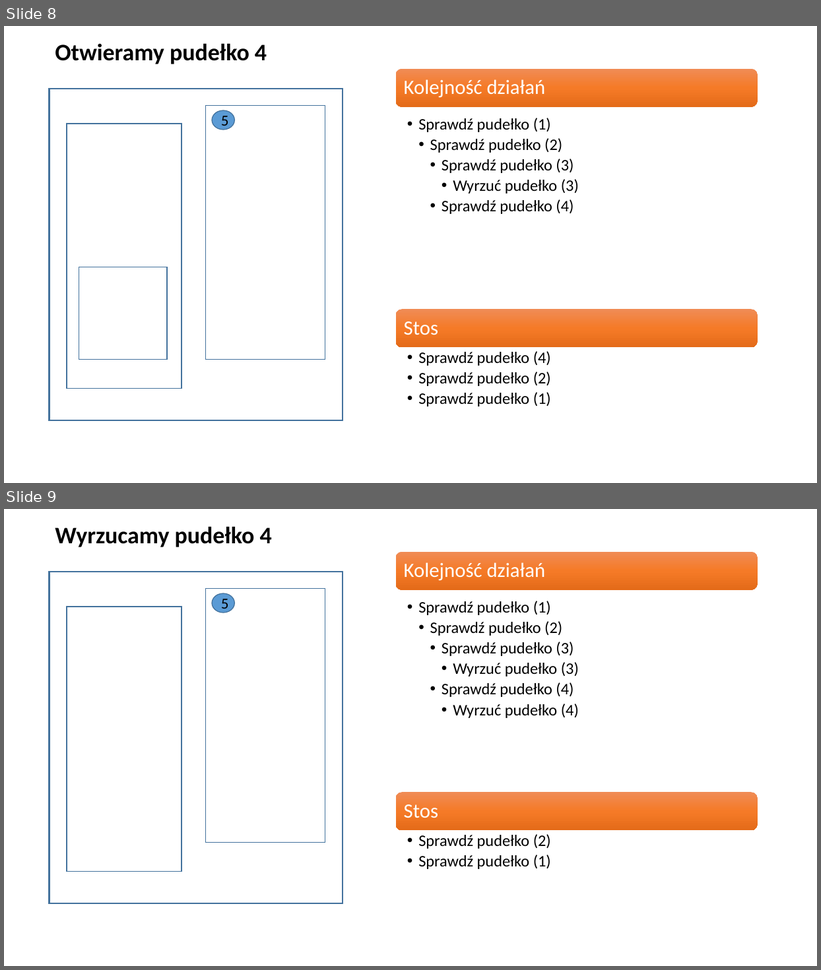
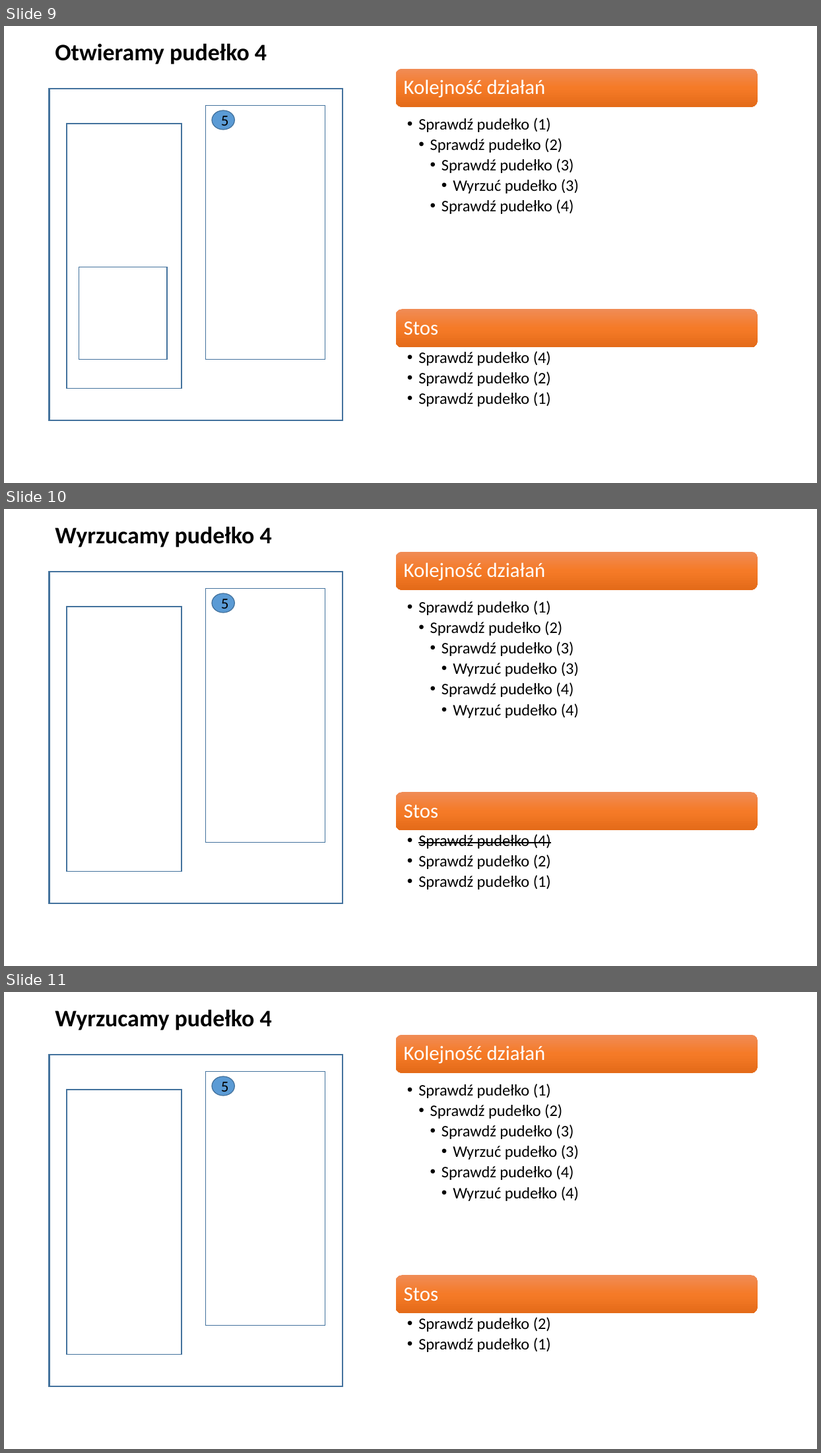
Before and after one commit to blackbat13/CS-HTiEW, a slide deck: Wprowadzenie do rekurencji/I. Wprowadzenie do rekurencji/Sprawdź inne pudełka.pptx. Shown one above the other, each under a label of ours: slides 8 and 9 before the commit, slides 9, 10 and 11 after it. The pictures are 821x970 and 821x1453 pixels, drawn with LibreOffice and Linux fonts; fonts in the diff are those of the drawing. Boxes give left, top, right and bottom in pixels: in the first picture for what was removed or moved away, otherwise in the second. Text is boxed around its words. In the diff, an @@ line names an element or a change of style, - is before the commit and + after.

```diff
--- a/Wprowadzenie do rekurencji/I. Wprowadzenie do rekurencji/Sprawdź inne pudełka.pptx
+++ b/Wprowadzenie do rekurencji/I. Wprowadzenie do rekurencji/Sprawdź inne pudełka.pptx
@@ slide 10 added at <box>4,509,817,966</box>, background #FFFFFF @@
@@ text added at <box>55,526,272,547</box>, 28 pt, text #000000, bold @@
+Wyrzucamy pudełko 4
@@ group added at <box>49,572,343,904</box>: 3 rectangles, 1 ellipse, 1 text @@
+5
@@ group added at <box>395,552,757,890</box>: 4 texts, 2 rounded rectangles @@
+Kolejność działań
+  • Sprawdź pudełko (1)
+    • Sprawdź pudełko (2)
+      • Sprawdź pudełko (3)
+        • Wyrzuć pudełko (3)
+      • Sprawdź pudełko (4)
+        • Wyrzuć pudełko (4)
+Stos
+  • Sprawdź pudełko (4)
+  • Sprawdź pudełko (2)
+  • Sprawdź pudełko (1)
@@ what was slide 8 is now slide 9 @@
@@ what was slide 9 is now slide 11 @@
```
Also in this commit, not shown: 2 other slides added, 1 other file.
